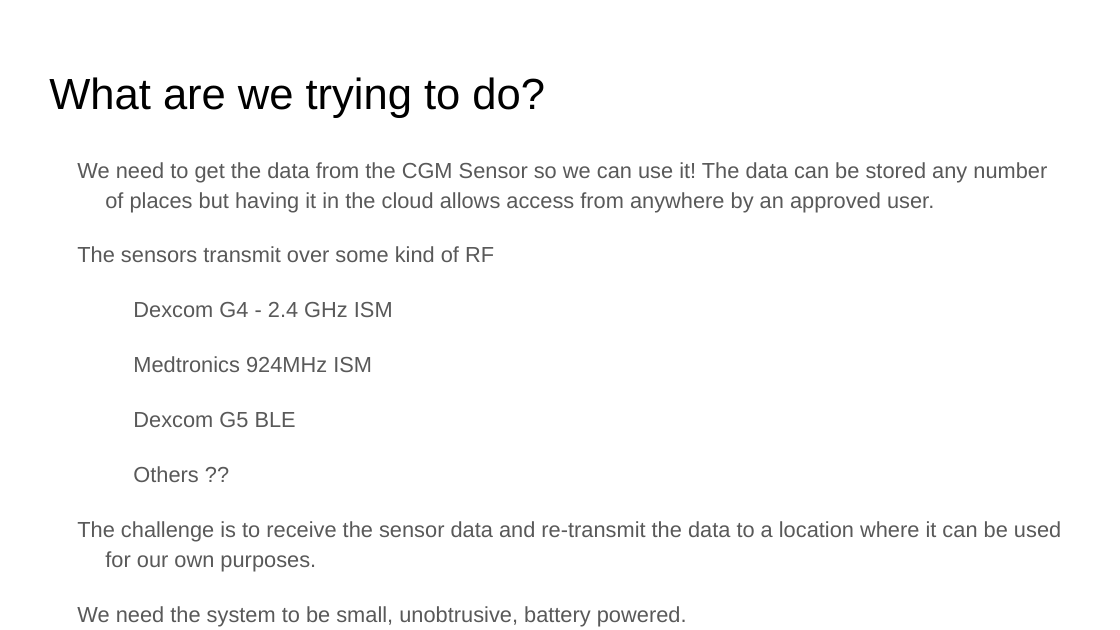
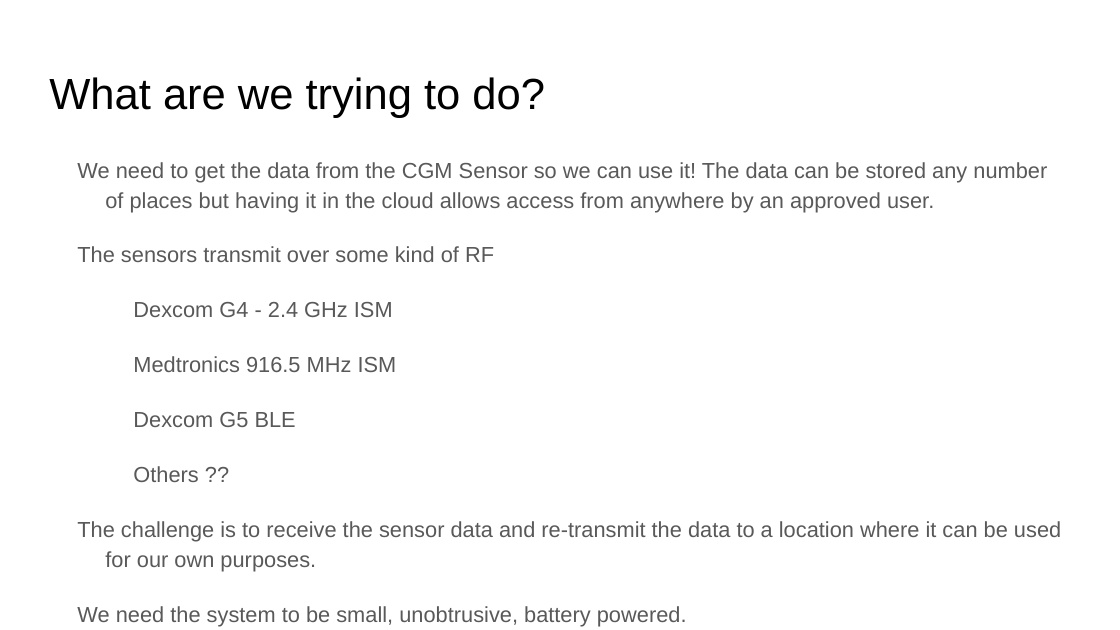
Before and after one commit to nightscout/wearable-gateway, a slide deck: slide 2 of docs/CommonHardwarePlatform.pptx. Drawn at 1120x630 pixels with LibreOffice and Linux fonts; fonts in the diff are those of the drawing. Boxes give left, top, right and bottom in pixels: in the first picture for what was removed or moved away, otherwise in the second. Text is boxed around its words. In the diff, an @@ line names an element or a change of style, - is before the commit and + after.

Commit message:
change the RF frequency for Medtronics

```diff
--- a/docs/CommonHardwarePlatform.pptx
+++ b/docs/CommonHardwarePlatform.pptx
@@ text at bbox=[133, 356, 397, 372]: text changed @@
-  Medtronics 924MHz ISM
+  Medtronics 916.5 MHz ISM
```
Also in this commit, not shown: 1 other slide changed.
